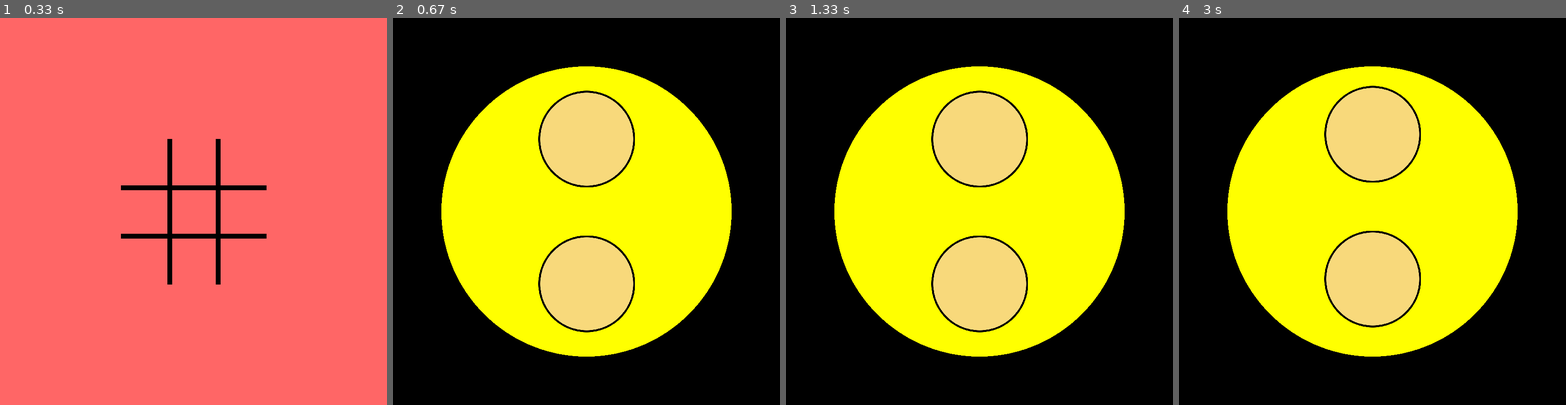
Above: before the commit, frames 1-4 (left to right).
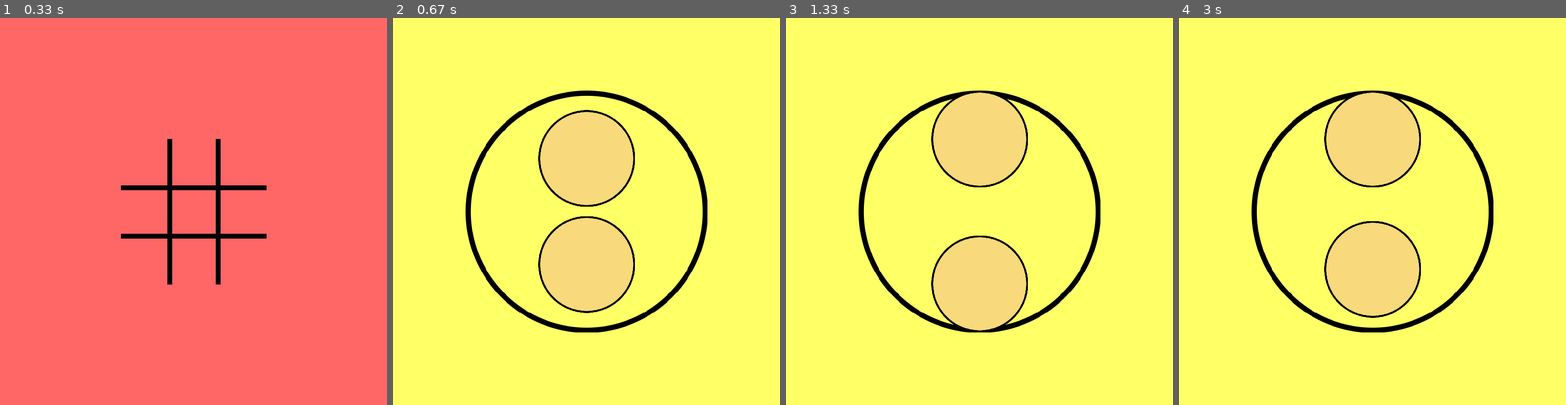
Above: after the commit, the same moments.

Repository: WingiM/PygameMiniGames
Game: pygame game, started from main.py
The game is run twice, just before and just after one commit, with the same random seed, the same clock (stepped at 60 frames per second) and the same inputs.
Inputs (mouse positions are in pixels of both pictures, inside the frame that each line leads up to):
- Up to frame 1 (0.33 s): no input
- Up to frame 2 (0.67 s): tap Right Alt at 0.33 s
- Up to frame 3 (1.33 s): hold Up 0.67-1.13 s; hold Up from 1.17 s (still down); tap Space at 1.23 s
- Up to frame 4 (3 s): release Up at 1.53 s; click (1411, 296) at 1.62 s; hold Up 1.9-2.2 s; tap Space at 1.97, 2.3 s; tap W at 2.05 s; hold Up 2.23-2.6 s; hold Up from 2.97 s (still down)

Frame 1 is identical in both runs. In frame 2, 93% of the frame differs, in the area x 0-100%, y 0-100%; in frame 3, 90%; in frame 4, 92%.

Commit message:
Almost made Sumo

Diff:
--- a/Templates/Sumo.py
+++ b/Templates/Sumo.py
@@ -7,31 +7,48 @@
 pygame.init()
 size = width, height = 800, 800
 screen = pygame.display.set_mode(size)
+FIELD_IMAGE = pygame.transform.scale(load_image('sumo_field.png'), (500, 500))
+SUMO_field = pygame.sprite.Sprite()
+SUMO_field.image = FIELD_IMAGE
+SUMO_field.rect = SUMO_field.image.get_rect()
+SUMO_field.rect.x, SUMO_field.rect.y = 150, 150
 
 
-class SumoGame(Board):
+class SumoGame(Board, pygame.sprite.Sprite):
     def __init__(self, screen, player1, player2, sprite_group):
         super().__init__(10, 10, screen)
         self.screen = screen
         self.p1, self.p2 = player1, player2
         self.sprite_group = sprite_group
         self.caption = 'Сумо'
+        self.win = False
 
     def render(self):
-        pygame.draw.circle(self.screen, 'yellow', (400, 400), 300)
         self.sprite_group.draw(screen)
 
     def update(self, player):
-        if player == 1:
-            self.p1.rect.y += 10
-            self.p2.rect.y += 10
-        else:
-            self.p2.rect.y -= 10
-            self.p1.rect.y -= 10
+        if not self.win:
+            collide = pygame.sprite.collide_mask(self.p1, self.p2)
+            if player == 1:
+                self.p1.rect = self.p1.rect.move(0, 30)
+                if collide:
+                    self.p2.rect = self.p2.rect.move(0, 30)
+                if not pygame.sprite.collide_rect(SUMO_field, self.p2):
+                    pygame.display.set_caption(f'Сумо (ПОБЕДИЛ ВЕРХНИЙ)')
+                    self.win = True
+            else:
+                self.p2.rect = self.p2.rect.move(0, -30)
+                if collide:
+                    self.p1.rect = self.p1.rect.move(0, -30)
+                if not pygame.sprite.collide_rect(SUMO_field, self.p1):
+                    pygame.display.set_caption(f'Сумо (ПОБЕДИЛ НИЖНИЙ)')
+                    self.win = True
 
     def restart(self):
         self.p1.rect.y = 150
         self.p2.rect.y = 450
+        self.win = False
+        pygame.display.set_caption('Сумо')
 
 
 class Player(pygame.sprite.Sprite):
@@ -43,6 +60,7 @@
             self.image = Player.image
         else:
             self.image = pygame.transform.rotate(Player.image, 90)
+        self.mask = pygame.mask.from_surface(self.image)
         self.rect = self.image.get_rect()
         self.rect.x = pos[0]
         self.rect.y = pos[1]
--- a/main.py
+++ b/main.py
@@ -1,7 +1,7 @@
 import pygame
 from itertools import cycle
 from Templates.TicTacToe import TicTacToeBoard
-from Templates.Sumo import SumoGame, Player
+from Templates.Sumo import SumoGame, Player, SUMO_field
 
 
 def play_game(game, event):
@@ -10,6 +10,7 @@
             game.update(1)
         elif event.key == pygame.K_UP:
             game.update(2)
+
 
 # Объявление констант, определяющих работу игр
 FPS = 60
@@ -27,8 +28,10 @@
 
 # Настройка игры в сумо
 SUMO_all_sprites = pygame.sprite.Group()
-SUMO_player1 = Player(SUMO_all_sprites, pos=(300, 150))
-SUMO_player2 = Player(SUMO_all_sprites, pos=(300, 450), transform=90)
+SUMO_all_sprites.add(SUMO_field)
+SUMO_PLAYER_X, SUMO_PLAYER1_Y, SUMO_PLAYER2_Y = 300, 190, 410
+SUMO_player1 = Player(SUMO_all_sprites, pos=(SUMO_PLAYER_X, SUMO_PLAYER1_Y))
+SUMO_player2 = Player(SUMO_all_sprites, pos=(SUMO_PLAYER_X, SUMO_PLAYER2_Y), transform=90)
 Sumo = SumoGame(screen, SUMO_player1, SUMO_player2, SUMO_all_sprites)
 
 # Цикл со всеми играми (временный)
@@ -48,11 +51,11 @@
                 if event.key == pygame.K_SPACE:
                     game.restart()
                 elif event.key == pygame.K_RALT:
-                    screen.fill((0, 0, 0))
                     game.restart()
                     game = next(GAMES)
                     pygame.display.set_caption(game.caption)
                 play_game(game, event)
+        screen.fill((255, 255, 102))
         game.render()
         clock.tick(FPS)
         pygame.display.flip()
Binary file added: Templates/data/sumo_field.png
